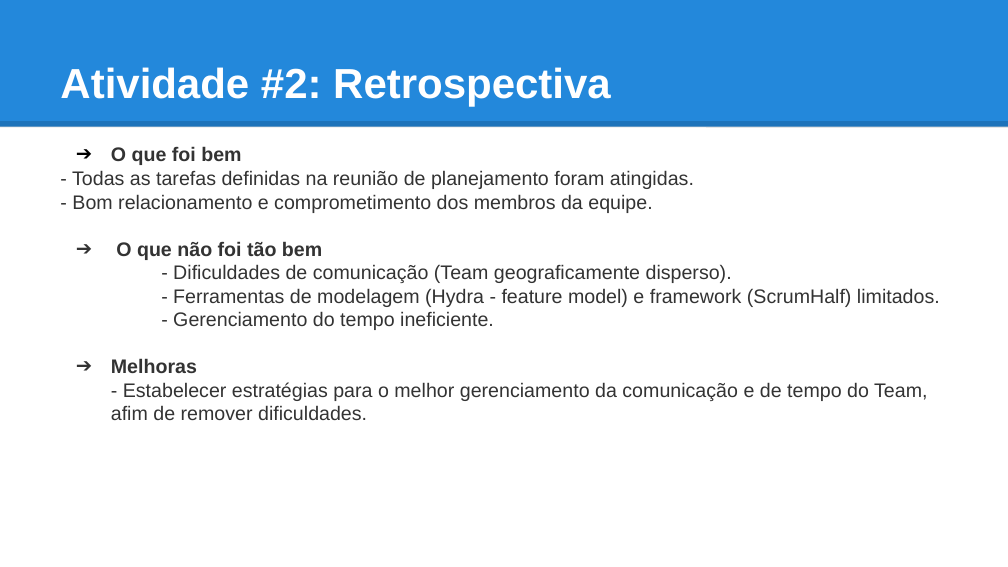
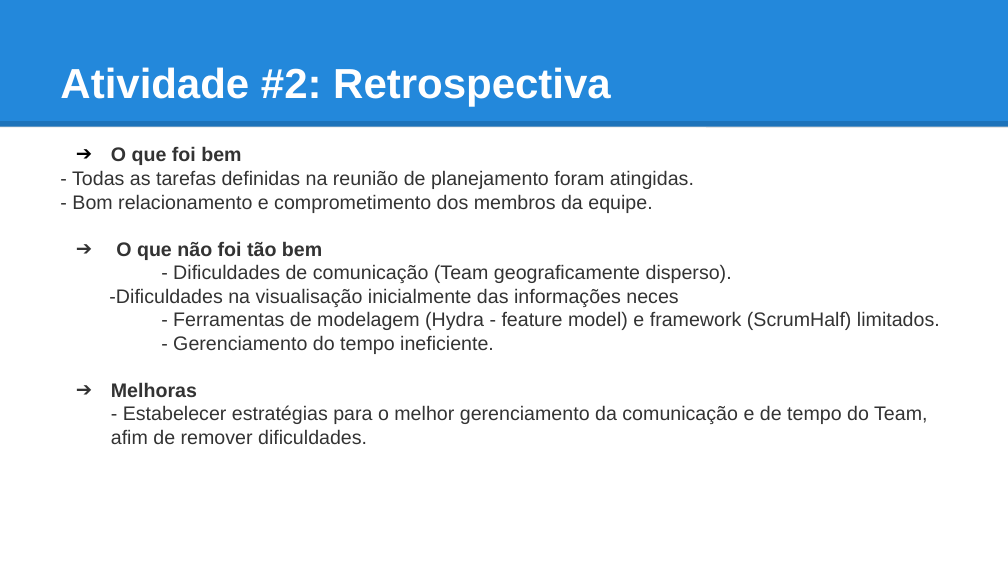
Before and after one commit to ufrpe-uast/adocao, a slide deck: slide 6 of Artefatos_Sprint1.odp. Drawn at 1008x567 pixels with LibreOffice and Linux fonts; fonts in the diff are those of the drawing. Boxes give left, top, right and bottom in pixels: in the first picture for what was removed or moved away, otherwise in the second. Text is boxed around its words. In the diff, an @@ line names an element or a change of style, - is before the commit and + after.

```diff
--- a/Artefatos_Sprint1.odp
+++ b/Artefatos_Sprint1.odp
@@ text at <box>109,288,678,307</box>: paragraph added @@
+-Dificuldades na visualisação inicialmente das informações neces
```
Also in this commit, not shown: 5 other slides changed, 8 other files.
